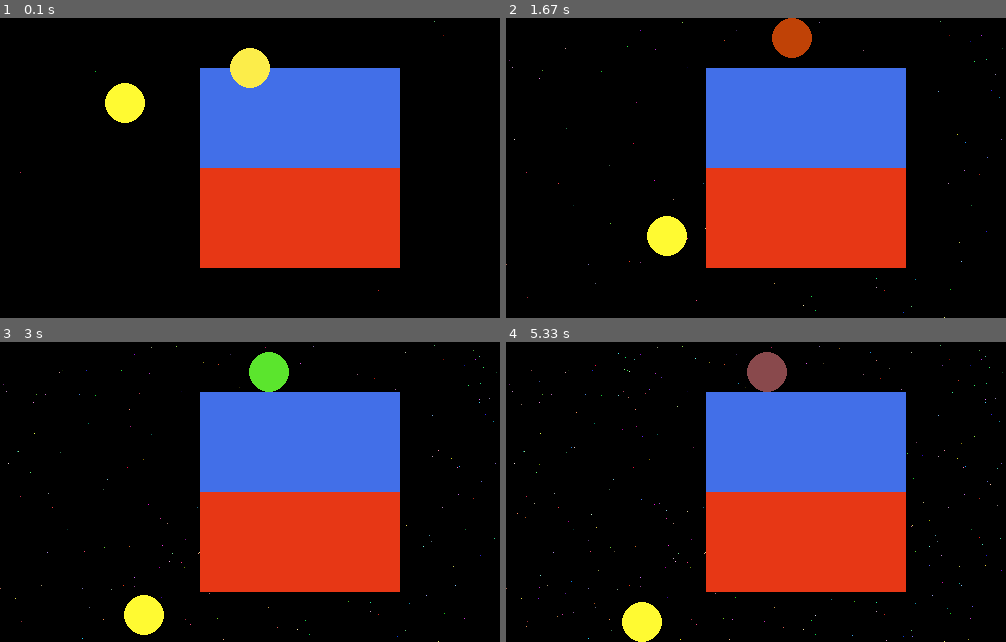
Above: before the commit, frames 1-4 (two rows, left to right).
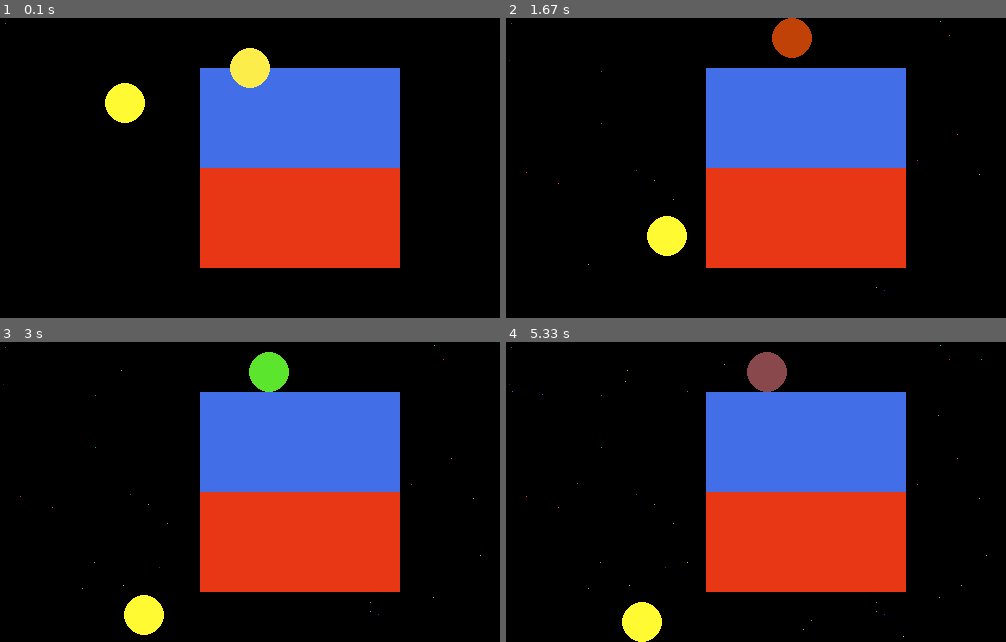
Above: after the commit, the same moments.

Repository: moeg100/randomCode
Game: pygame game, started from pyGameBasic.py
Two runs of this game, one before a commit and one after it. Both use one fixed random seed, a clock stepped at 60 frames per second and the inputs below.
Inputs (mouse positions are in pixels of both pictures, inside the frame that each line leads up to):
- Up to frame 1 (0.1 s): no input
- Up to frame 2 (1.67 s): press the mouse at (916, 159) at 0.37 s; move the mouse to (836, 174) at 0.47 s; release the mouse at (756, 186) at 0.6 s; hold D 0.67-1.13 s; tap Space at 0.73, 1.03, 1.23, 1.57 s; click (636, 171) at 0.75 s; hold W 1.17-1.47 s; click (806, 234) at 1.25 s; hold D from 1.5 s (still down); click (601, 123) at 1.58 s
- Up to frame 3 (3 s): tap Space at 1.87, 2.07, 2.37, 2.63, 2.97 s; release D at 1.97 s; hold A 2-2.53 s; click (95, 561) at 2.08 s; hold S 2.57-2.87 s; click (435, 597) at 2.65 s; hold A from 2.9 s (still down); click (310, 519) at 2.98 s
- Up to frame 4 (5.33 s): tap Space at 3.27, 3.4, 3.8, 4.1, 4.47, 4.87, 5.17 s; release A at 3.3 s; hold W 3.33-3.7 s; click (626, 381) at 3.42 s; hold D 3.73-4.37 s; click (766, 390) at 3.82 s; hold S 4.4-4.77 s; click (576, 483) at 4.48 s; hold A 4.8-5.27 s; click (731, 570) at 4.88 s; hold D from 5.3 s (still down)

The runs differ from the first frame. In frame 1, less than 0.1% of the frame differs, in the area x 1-89%, y 1-91%; in frame 2, less than 0.1%; in frame 3, less than 0.1%; in frame 4, 0.2%, in the area x 0-100%, y 1-100%.

Commit message:
Refactor pixel drawing logic and remove debug prints

Diff:
--- a/pyGameBasic.py
+++ b/pyGameBasic.py
@@ -41,7 +41,7 @@
 ball_velocity_two = 0
 
 
-print(ball_one)
+
 
 # Target rectangle
 target_rect = pygame.Rect(200, 50, *RECT_SIZE)
@@ -57,7 +57,7 @@
     delta = circle - closest_point
     #print(f"DELTA : {delta}")
     distance = delta.length()
-    print(distance)
+
 
     is_colliding = distance <= radius
 
@@ -109,9 +109,16 @@
         if event.type == pygame.QUIT:
             running = False
 
-    # Draw random pixels
-    random_pixel_x = rd.randint(0, SCREEN_WIDTH - 1)
-    random_pixel_y = rd.randint(0, SCREEN_HEIGHT - 1)
+
+    # Draw random pixels if left mouse pressed
+    if pygame.mouse.get_pressed()[0] == True:
+        mousePixel_X = rd.randint(0, SCREEN_WIDTH - 1)
+        mousePixel_Y = rd.randint(0, SCREEN_HEIGHT - 1)
+
+    # Draw pixels based on mouse position
+    else:
+    	mousePixel_X, mousePixel_Y = pygame.mouse.get_pos()
+
 
     # This draws the pixels color
     random_color = (
@@ -120,7 +127,7 @@
         rd.randint(0, 255),
     )
 
-    pixel_surface.set_at((random_pixel_x, random_pixel_y), random_color)
+    pixel_surface.set_at((mousePixel_X, mousePixel_Y), random_color)
 
     screen.blit(pixel_surface, (0, 0))
 
@@ -193,6 +200,9 @@
     is_colliding_two, distance2, normal2 = circleRectCollide(ball_two, BALL_RADIUS, target_rect)
     #print(is_colliding)
 
+
+
+
     if is_colliding_one:
         penetration = BALL_RADIUS - distance
         ball_one += normal * penetration
